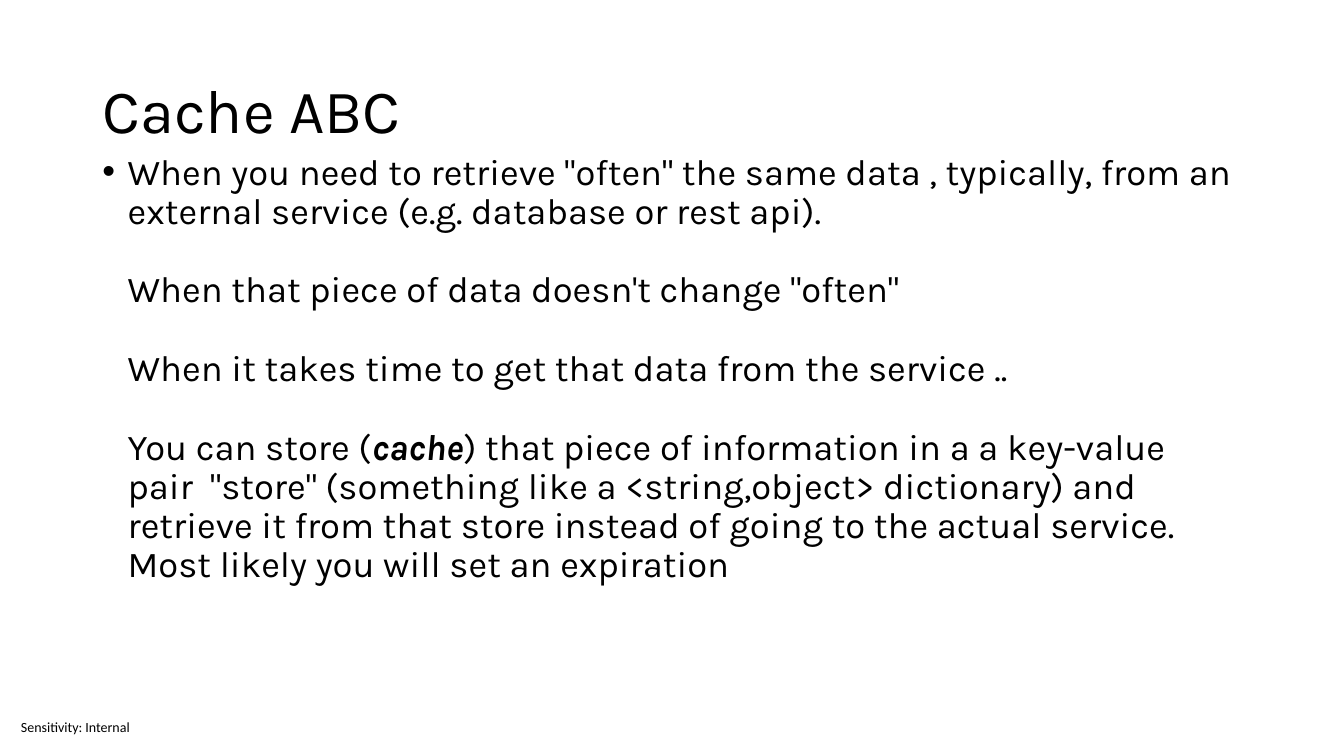
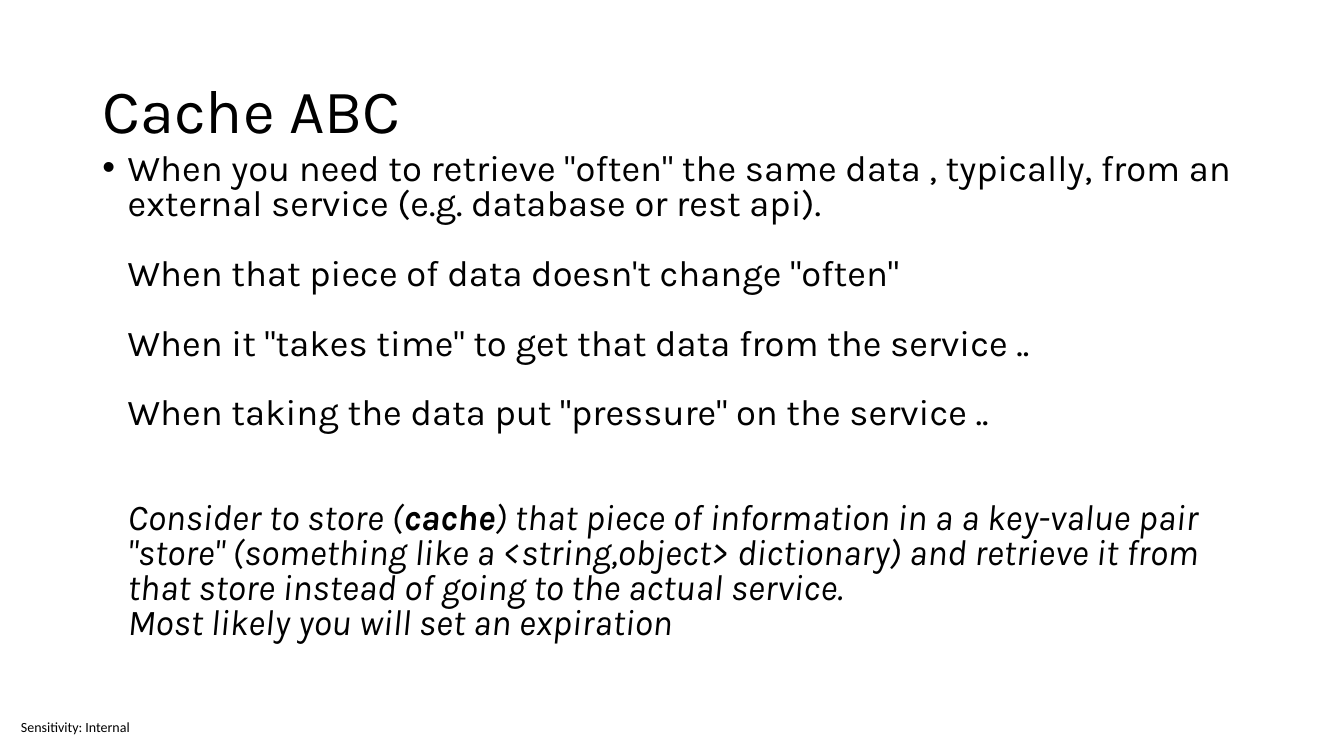
Before and after one commit to sabbadino/cache-like-a-pro-fusion-cache, a slide deck: slide 3 of cache-like-a-pro.pptx. Drawn at 1344x756 pixels with LibreOffice and Linux fonts; fonts in the diff are those of the drawing. Boxes give left, top, right and bottom in pixels: in the first picture for what was removed or moved away, otherwise in the second. Text is boxed around its words. In the diff, an @@ line names an element or a change of style, - is before the commit and + after.

```diff
--- a/cache-like-a-pro.pptx
+++ b/cache-like-a-pro.pptx
@@ text at (128, 156, 1231, 644): text changed @@
-• When you need to retrieve "often" the same data , typically, from an external service (e.g. database or rest api).
-  When that piece of data doesn't change "often"
-  When it takes time to get that data from the service ..
-  You can store (cache) that piece of information in a a key-value pair "store" (something like a <string,object> dictionary) and retrieve it from that store instead of going to the actual service.
-  Most likely you will set an expiration
+• When you need to retrieve "often" the same data , typically, from an external service (e.g. database or rest api).
+  When that piece of data doesn't change "often"
+  When it "takes time" to get that data from the service ..
+  When taking the data put "pressure" on the service ..
+  Consider to store (cache) that piece of information in a a key-value pair "store" (something like a <string,object> dictionary) and retrieve it from that store instead of going to the actual service.
+  Most likely you will set an expiration
```
Also in this commit, not shown: 13 other slides changed, 1 slide added, 23 other files.
